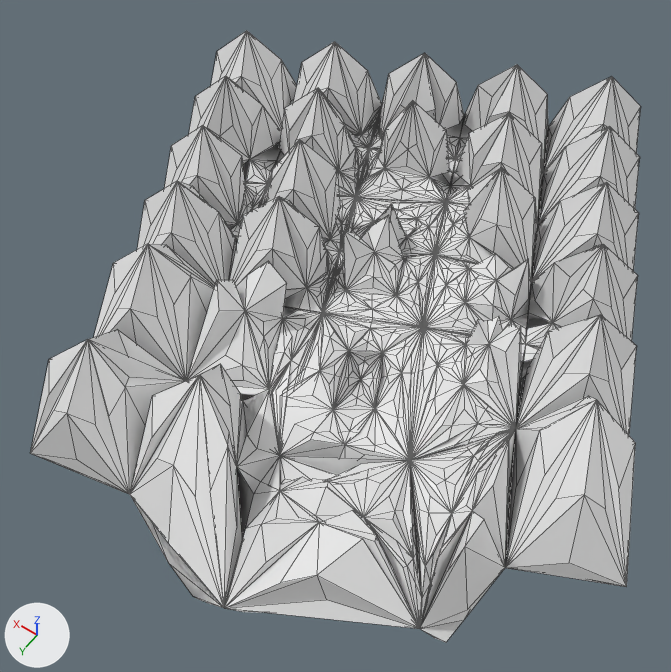
Renders of the OBJ model assets/models02/terrain01.obj from each side of a commit.
The view is the same before and after, from a 50 mm lens placed at (-532.0, 582.0, 1100.0), pointed at (-12.0, -147.0, -46.0). The lights are fixed; the arrows at lower left show +X, +Y and +Z. Mesh edges are drawn as thin lines. Where no turn or scale is listed for an object, it has been applied to the vertices. Vertices at the same position are counted once.

In view in the first picture: 'terrain01'.
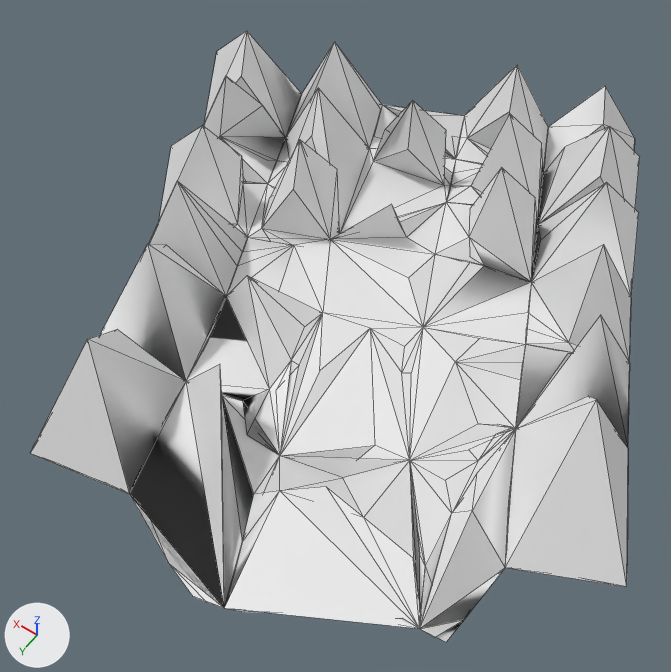
Changed parts and their boxes (x1, y1, x2, y2) in the pictures (671 x 672 px):
```json
{"object": "terrain01", "change": "reshaped", "before": [30, 31, 640, 642], "after": [31, 31, 640, 642]}
{"part": 1, "of": "me_terrain01", "change": "deleted", "before": [30, 31, 640, 629]}
```

Scene script edits in JSON lines:
```json
{"block": "me_terrain01", "where": "# used by ob_terrain01; location = (0.0, 0.0, 0.0)"}
{"op": "remove", "block": "me_terrain01", "code": "me_terrain01.from_pydata(...)  # 1574 vertices, 3069 faces; spans x -555.0..522.0, y -832.0..318.0, z -101.0..144.0"}
{"op": "add", "block": "me_terrain01", "code": "me_terrain01.from_pydata(...)  # 427 vertices, 646 faces; spans x -555.0..522.0, y -832.0..318.0, z -101.0..144.0"}
{"block": "me_terrain01", "change": "me_terrain01 part 1: 1147 vertices removed from x -511.0..491.0, y -798.0..318.0, z -101.0..144.0"}
```
